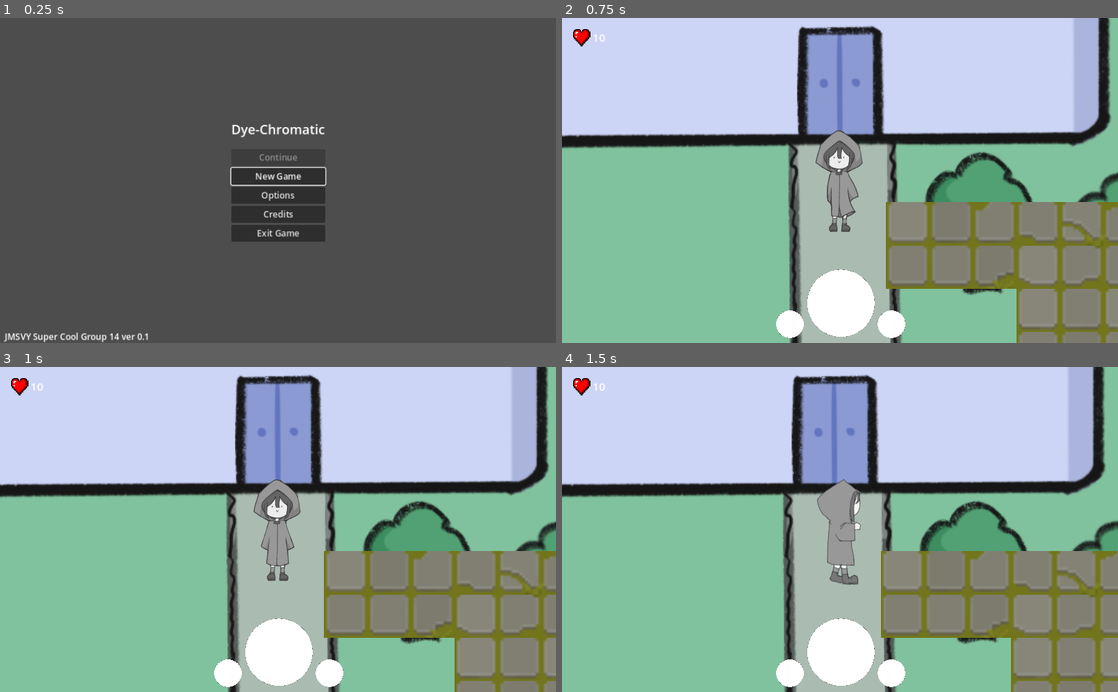
Above: before the commit, frames 1-4 (two rows, left to right).
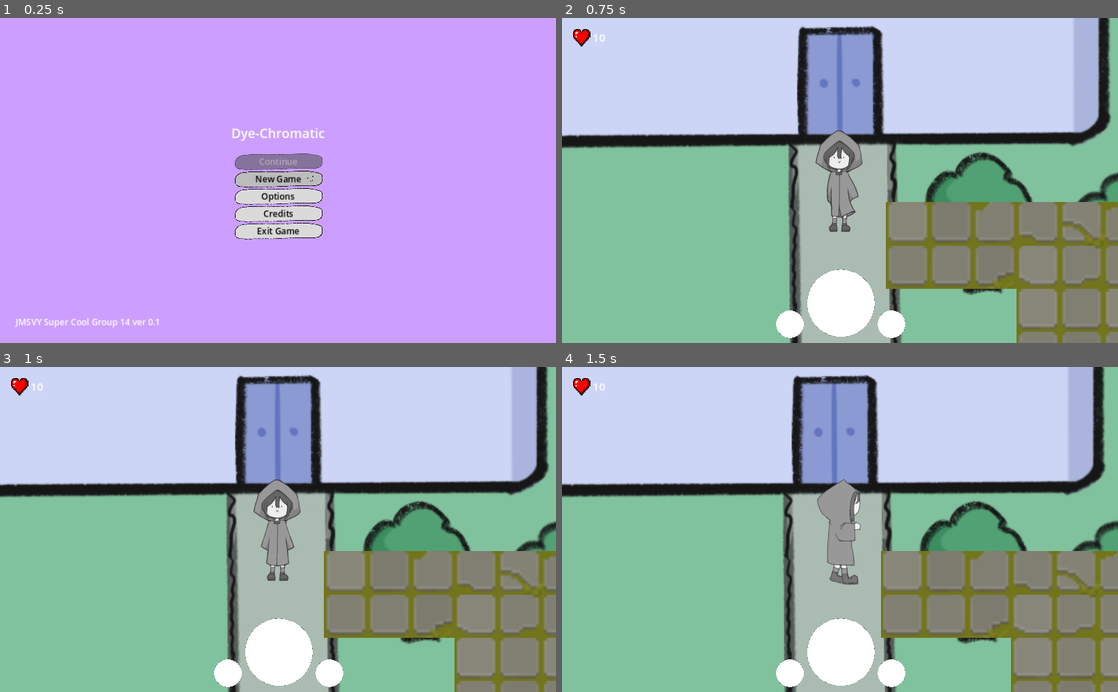
Above: after the commit, the same moments.

Repository: JMSVY-Super-Cool-Group-14/Dye-Chromatic
Game: Godot game, scene res://scenes/ui/main.tscn
Same seed, same stepped clock (60 frames per second), same inputs: the game is played once before the commit and once after it.
Inputs (mouse positions are in pixels of both pictures, inside the frame that each line leads up to):
- Up to frame 1 (0.25 s): no input
- Up to frame 2 (0.75 s): click "New Game" at 0.5 s
- Up to frame 3 (1 s): no input
- Up to frame 4 (1.5 s): move the mouse to (962, 513) at 1.27 s; hold D (move_right) from 1.28 s (still down); hold F (melee_attack) from 1.28 s (still down)

The runs differ from the first frame. In frame 1, 100% of the frame differs, in the area x 0-100%, y 0-100%; in frame 2, nothing differs; in frame 3, nothing differs; in frame 4, nothing differs.

Commit message:
Add button theme

Diff:
--- /dev/null
+++ b/src/assets/ui/ui_theme.tres
@@ -0,0 +1,54 @@
+[gd_resource type="Theme" load_steps=8 format=3 uid="uid://84plhwxqoe37"]
+
+[ext_resource type="Texture2D" uid="uid://daim7mjuutu" path="res://assets/ui/Hover.png" id="1_bc1yp"]
+[ext_resource type="Texture2D" uid="uid://dfhmp1x8xkcsr" path="res://assets/ui/Base.png" id="2_0d1p5"]
+[ext_resource type="Texture2D" uid="uid://53rwnkpnb2uh" path="res://assets/ui/Click.png" id="3_enh68"]
+
+[sub_resource type="StyleBoxTexture" id="StyleBoxTexture_mn3vd"]
+texture = ExtResource("2_0d1p5")
+texture_margin_top = 5.0
+expand_margin_left = 10.0
+expand_margin_top = 10.0
+expand_margin_right = 10.0
+expand_margin_bottom = 10.0
+region_rect = Rect2(0, 0, 1513, 352)
+modulate_color = Color(0.388235, 0.388235, 0.388235, 0.584314)
+
+[sub_resource type="StyleBoxTexture" id="StyleBoxTexture_0uqj3"]
+texture = ExtResource("1_bc1yp")
+texture_margin_top = 5.0
+expand_margin_left = 10.0
+expand_margin_top = 10.0
+expand_margin_right = 10.0
+expand_margin_bottom = 10.0
+region_rect = Rect2(0, 0, 1513, 352)
+
+[sub_resource type="StyleBoxTexture" id="StyleBoxTexture_wg1xd"]
+texture = ExtResource("2_0d1p5")
+texture_margin_top = 5.0
+expand_margin_left = 10.0
+expand_margin_top = 10.0
+expand_margin_right = 10.0
+expand_margin_bottom = 10.0
+region_rect = Rect2(0, 0, 1513, 352)
+
+[sub_resource type="StyleBoxTexture" id="StyleBoxTexture_5hvip"]
+texture = ExtResource("3_enh68")
+texture_margin_top = 5.0
+expand_margin_left = 10.0
+expand_margin_top = 10.0
+expand_margin_right = 10.0
+expand_margin_bottom = 10.0
+region_rect = Rect2(0, 0, 1513, 352)
+
+[resource]
+Button/colors/font_color = Color(0, 0, 0, 1)
+Button/colors/font_focus_color = Color(0, 0, 0, 1)
+Button/colors/font_hover_color = Color(0.164706, 0.164706, 0.164706, 1)
+Button/colors/font_hover_pressed_color = Color(0.290196, 0.290196, 0.290196, 1)
+Button/colors/font_pressed_color = Color(0.290196, 0.290196, 0.290196, 1)
+Button/styles/disabled = SubResource("StyleBoxTexture_mn3vd")
+Button/styles/focus = SubResource("StyleBoxTexture_0uqj3")
+Button/styles/hover = SubResource("StyleBoxTexture_0uqj3")
+Button/styles/normal = SubResource("StyleBoxTexture_wg1xd")
+Button/styles/pressed = SubResource("StyleBoxTexture_5hvip")
--- a/src/scenes/ui/main.tscn
+++ b/src/scenes/ui/main.tscn
@@ -1,16 +1,22 @@
-[gd_scene load_steps=4 format=3 uid="uid://bho251jfd673i"]
+[gd_scene load_steps=5 format=3 uid="uid://bho251jfd673i"]
 
 [ext_resource type="Script" path="res://scripts/ui/main.gd" id="1_7l160"]
-[ext_resource type="AudioStream" uid="uid://buhr7prl4yr74" path="res://assets/audio/sfx/bop.mp3" id="2_ja5u1"]
+[ext_resource type="AudioStream" uid="uid://cjq6mt8wdij7u" path="res://assets/audio/sfx/bop.mp3" id="2_ja5u1"]
 [ext_resource type="PackedScene" uid="uid://d1a3wnx2wk3ms" path="res://scenes/ui/options.tscn" id="3_fy3ta"]
+[ext_resource type="Theme" uid="uid://84plhwxqoe37" path="res://assets/ui/ui_theme.tres" id="3_plvsi"]
 
 [node name="MainMenu" type="CanvasLayer"]
 script = ExtResource("1_7l160")
 
-[node name="Background" type="TextureRect" parent="."]
+[node name="ColorRect" type="ColorRect" parent="."]
 z_index = -1
-offset_right = 40.0
-offset_bottom = 40.0
+anchors_preset = 15
+anchor_right = 1.0
+anchor_bottom = 1.0
+grow_horizontal = 2
+grow_vertical = 2
+mouse_filter = 1
+color = Color(0.8, 0.619608, 1, 1)
 
 [node name="Bop" type="AudioStreamPlayer" parent="."]
 stream = ExtResource("2_ja5u1")
@@ -33,6 +39,7 @@
 
 [node name="Buttons" type="VBoxContainer" parent="Center"]
 layout_mode = 2
+theme = ExtResource("3_plvsi")
 
 [node name="Title" type="Label" parent="Center/Buttons"]
 custom_minimum_size = Vector2(0, 50)
@@ -143,9 +150,12 @@
 anchors_preset = 2
 anchor_top = 1.0
 anchor_bottom = 1.0
-offset_top = -23.0
-offset_right = 40.0
+offset_left = 20.0
+offset_top = -50.0
+offset_right = 295.0
+offset_bottom = -27.0
 grow_vertical = 0
+mouse_filter = 1
 text = "  JMSVY Super Cool Group 14 ver 0.1"
 
 [connection signal="focus_entered" from="Center/Buttons/Continue" to="." method="_on_mouse_entered"]
Binary file added: src/assets/ui/Base.png
Not shown, added: src/assets/ui/Base.png.import
Binary file added: src/assets/ui/Click.png
Not shown, added: src/assets/ui/Click.png.import
Binary file added: src/assets/ui/Hover.png
Not shown, added: src/assets/ui/Hover.png.import
